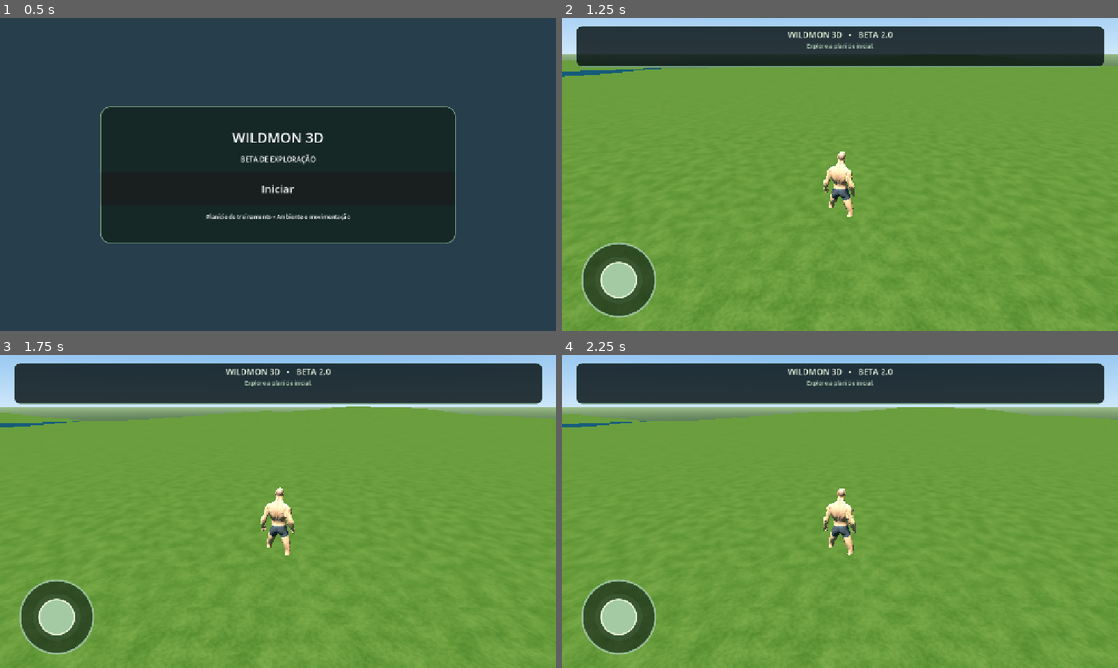
Above: before the commit, frames 1-4 (two rows, left to right).
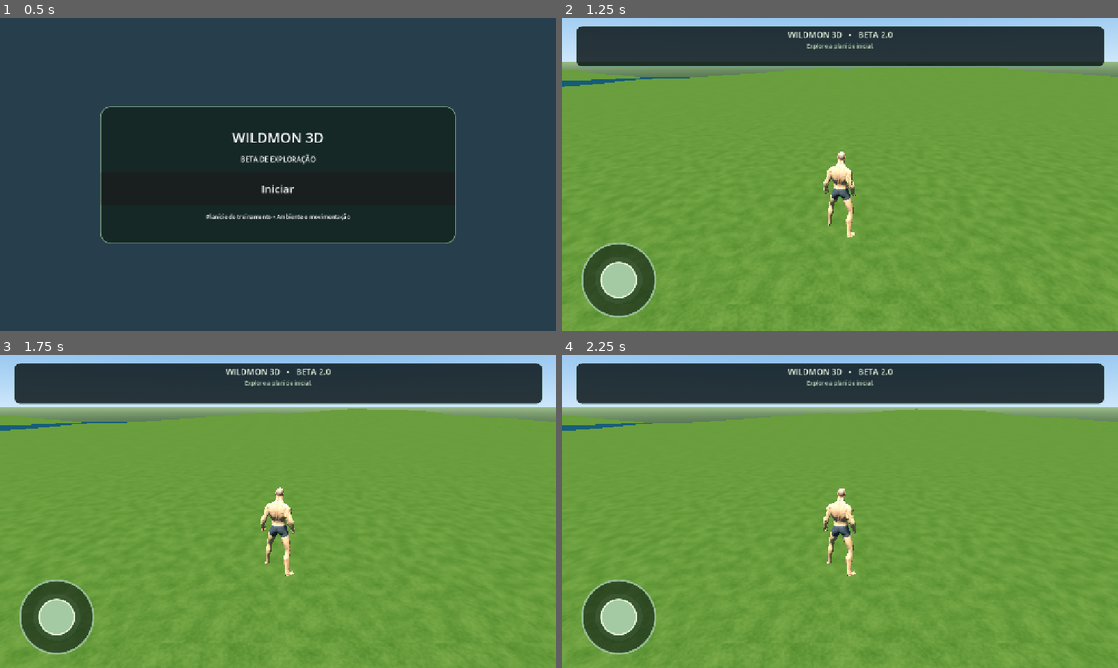
Above: after the commit, the same moments.

Repository: ealvim07-gif/wildmon-3d
Game: Godot game, scene res://scenes/main.tscn
The game is run twice, just before and just after one commit, with the same random seed, the same clock (stepped at 60 frames per second) and the same inputs.
Inputs (mouse positions are in pixels of both pictures, inside the frame that each line leads up to):
- Up to frame 1 (0.5 s): no input
- Up to frame 2 (1.25 s): click "Iniciar" at 0.5 s
- Up to frame 3 (1.75 s): move the mouse to (400, 495) at 1.27 s; click (400, 495) at 1.42 s
- Up to frame 4 (2.25 s): drag from (728, 527) to (812, 574) at 2.02 s

Frame 1 is identical in both runs. In frame 2, 2.8% of the frame differs, in the area x 0-100%, y 11-100%; in frame 3, 1.2%; in frame 4, 1.1%.

Commit message:
Add files via upload

Diff:
--- a/scripts/game.gd
+++ b/scripts/game.gd
@@ -257,8 +257,8 @@
 	player.floor_snap_length = 0.9
 	player.move_and_slide()
 	var bounded_position := player.global_position
-	bounded_position.x = clampf(bounded_position.x, -64.0, 64.0)
-	bounded_position.z = clampf(bounded_position.z, -64.0, 64.0)
+	bounded_position.x = clampf(bounded_position.x, -118.0, 118.0)
+	bounded_position.z = clampf(bounded_position.z, -118.0, 118.0)
 	if bounded_position != player.global_position:
 		player.global_position = bounded_position
 		player.velocity.x = 0.0
--- a/scripts/world_terrain.gd
+++ b/scripts/world_terrain.gd
@@ -3,7 +3,7 @@
 const DEBUG_TERRAIN_UNSHADED := true # Diagnostico visual temporario deste build.
 const CHUNK_SIZE := 32.0
 const CHUNKS := 8
-const CELLS := 24
+const CELLS := 12 # menos triangulos: carrega ~4x mais rapido no celular
 const FLAT_RADIUS := 80.0
 const WATER_LEVEL := -1.35
 const LAKE_CENTER := Vector2(112.0, 0.0)
@@ -111,12 +111,13 @@
 			var d:=Vector3(x1,height_at(x1,z1),z1)
 			# UVs em coordenadas de mundo: textura repetida aproximadamente a cada 4 m.
 			# Normais calculadas pelo gradiente para evitar faces escuras/facetadas.
+			# Ordem horaria vista de cima (frente da face = para cima), exigida pela colisao do Godot.
 			st.set_uv(Vector2(x0 / 4.0, z0 / 4.0)); st.set_normal(_terrain_normal(x0,z0)); st.add_vertex(a)
+			st.set_uv(Vector2(x1 / 4.0, z0 / 4.0)); st.set_normal(_terrain_normal(x1,z0)); st.add_vertex(b)
 			st.set_uv(Vector2(x0 / 4.0, z1 / 4.0)); st.set_normal(_terrain_normal(x0,z1)); st.add_vertex(c)
 			st.set_uv(Vector2(x1 / 4.0, z0 / 4.0)); st.set_normal(_terrain_normal(x1,z0)); st.add_vertex(b)
-			st.set_uv(Vector2(x1 / 4.0, z0 / 4.0)); st.set_normal(_terrain_normal(x1,z0)); st.add_vertex(b)
+			st.set_uv(Vector2(x1 / 4.0, z1 / 4.0)); st.set_normal(_terrain_normal(x1,z1)); st.add_vertex(d)
 			st.set_uv(Vector2(x0 / 4.0, z1 / 4.0)); st.set_normal(_terrain_normal(x0,z1)); st.add_vertex(c)
-			st.set_uv(Vector2(x1 / 4.0, z1 / 4.0)); st.set_normal(_terrain_normal(x1,z1)); st.add_vertex(d)
 	var mesh:=st.commit()
 	var ground:=MeshInstance3D.new()
 	ground.mesh=mesh
@@ -138,7 +139,9 @@
 	add_child(ground)
 	var body:=StaticBody3D.new()
 	var cs:=CollisionShape3D.new()
-	cs.shape=mesh.create_trimesh_shape()
+	var trimesh := mesh.create_trimesh_shape()
+	trimesh.backface_collision = true # o jogador nunca atravessa o chao, mesmo se a ordem das faces falhar
+	cs.shape=trimesh
 	body.add_child(cs)
 	add_child(body)
 
